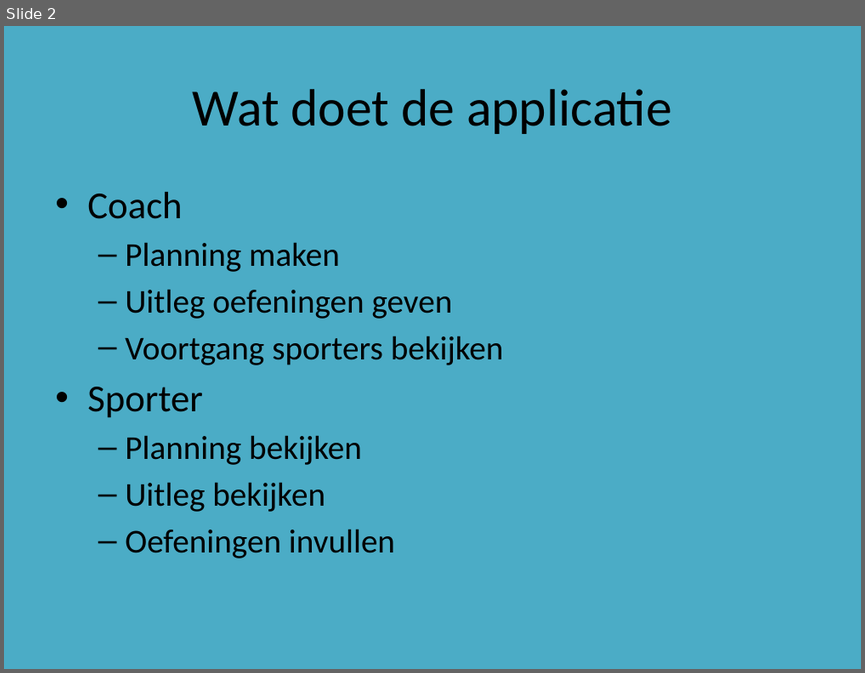
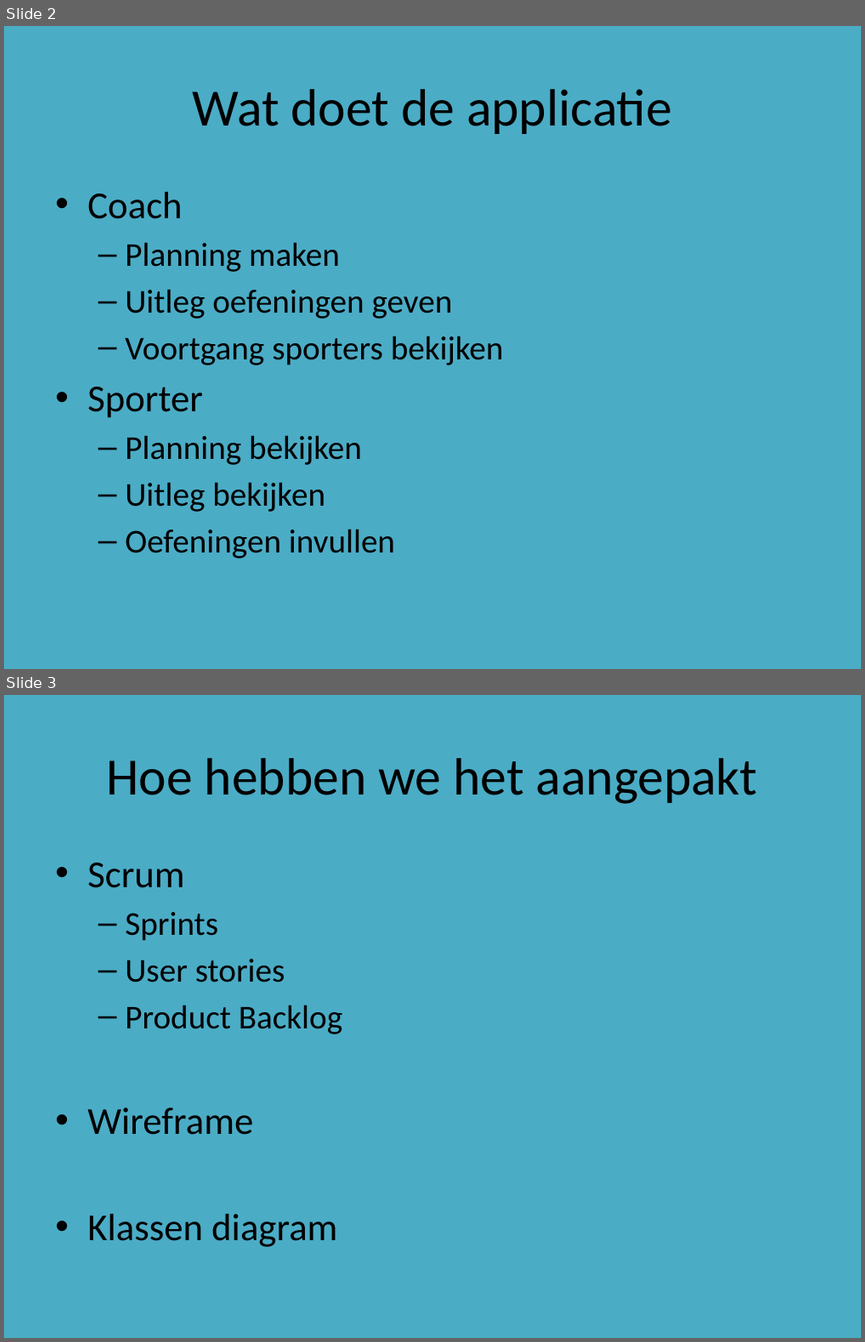
Before and after one commit to DASnoeken/Powerlift_App, a slide deck: Powerlift Powerpoint.pptx. Shown one above the other, each under a label of ours: slide 2 before the commit, slides 2 and 3 after it. The pictures are 865x673 and 865x1342 pixels, drawn with LibreOffice and Linux fonts; fonts in the diff are those of the drawing. Boxes give left, top, right and bottom in pixels: in the first picture for what was removed or moved away, otherwise in the second. Text is boxed around its words. In the diff, an @@ line names an element or a change of style, - is before the commit and + after.

```diff
--- a/Powerlift Powerpoint.pptx
+++ b/Powerlift Powerpoint.pptx
@@ slide 3 added at (4, 695, 861, 1338), background #4BACC6 @@
@@ title added at (107, 758, 758, 804), 44 pt, text #000000 @@
+Hoe hebben we het aangepakt
@@ text added at (87, 862, 342, 1247), 28 pt, text #000000 @@
+• Scrum
+  – Sprints
+  – User stories
+  – Product Backlog
+• Wireframe
+• Klassen diagram
```
Also in this commit, not shown: 3 slides changed, 5 other slides added, 2 slides removed.
